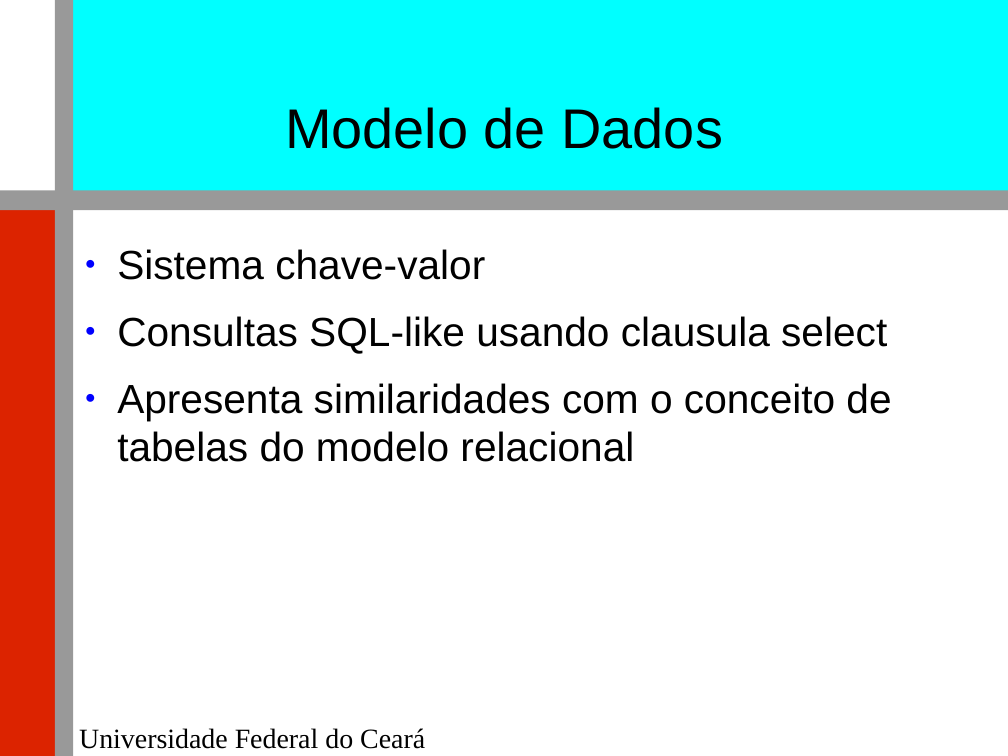
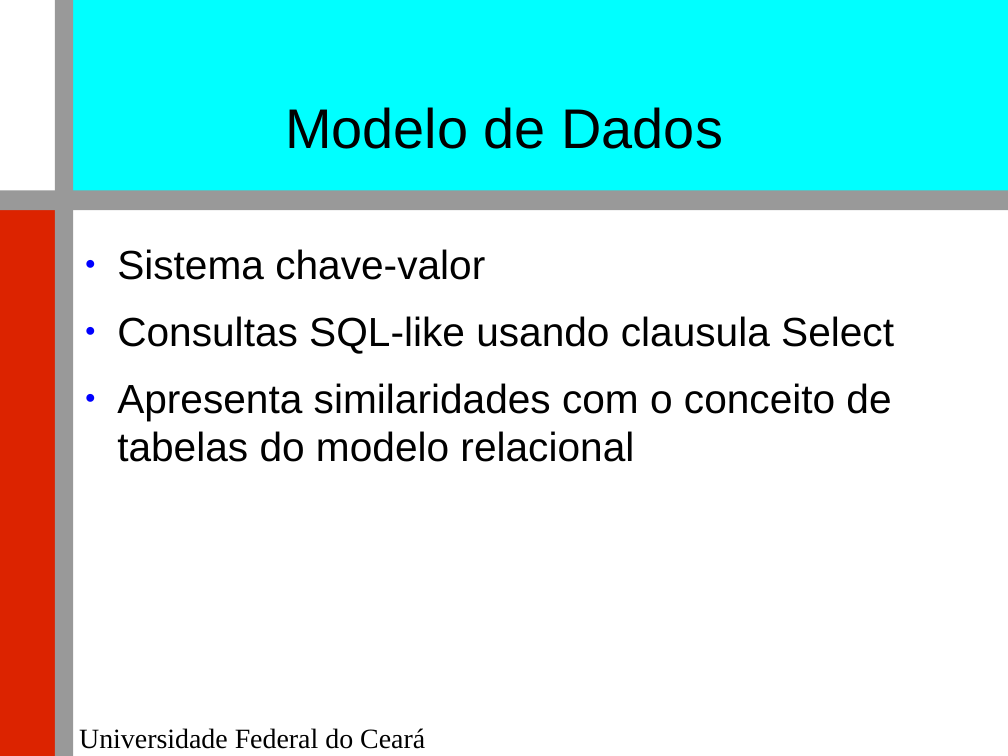
Before and after one commit to renatocjn/NoSQL_TF, a slide deck: slide 9 of Apresentação.odp. Drawn at 1008x756 pixels with LibreOffice and Linux fonts; fonts in the diff are those of the drawing; background and template pictures are left out. Boxes give left, top, right and bottom in pixels: in the first picture for what was removed or moved away, otherwise in the second. Text is boxed around its words. In the diff, an @@ line names an element or a change of style, - is before the commit and + after.

```diff
--- a/Apresentação.odp
+++ b/Apresentação.odp
@@ text at (x1=117, y1=316, x2=894, y2=353): text changed @@
-● Consultas SQL-like usando clausula select
+● Consultas SQL-like usando clausula Select
```
Also in this commit, not shown: 7 other slides changed, 1 other file.
